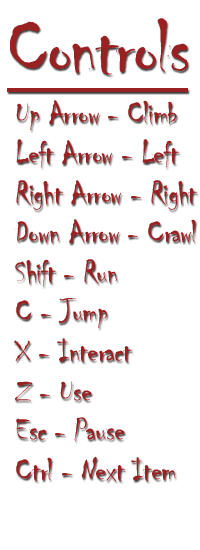
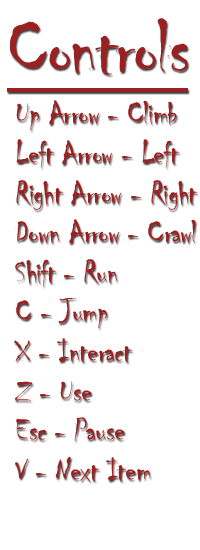
Before/after of a 200 × 550 layered artwork. What changed in the layer stack:
painted on "Controls Up Arrow - Climb Left Arrow - Left Right Arro" over [15, 456, 176, 481]
